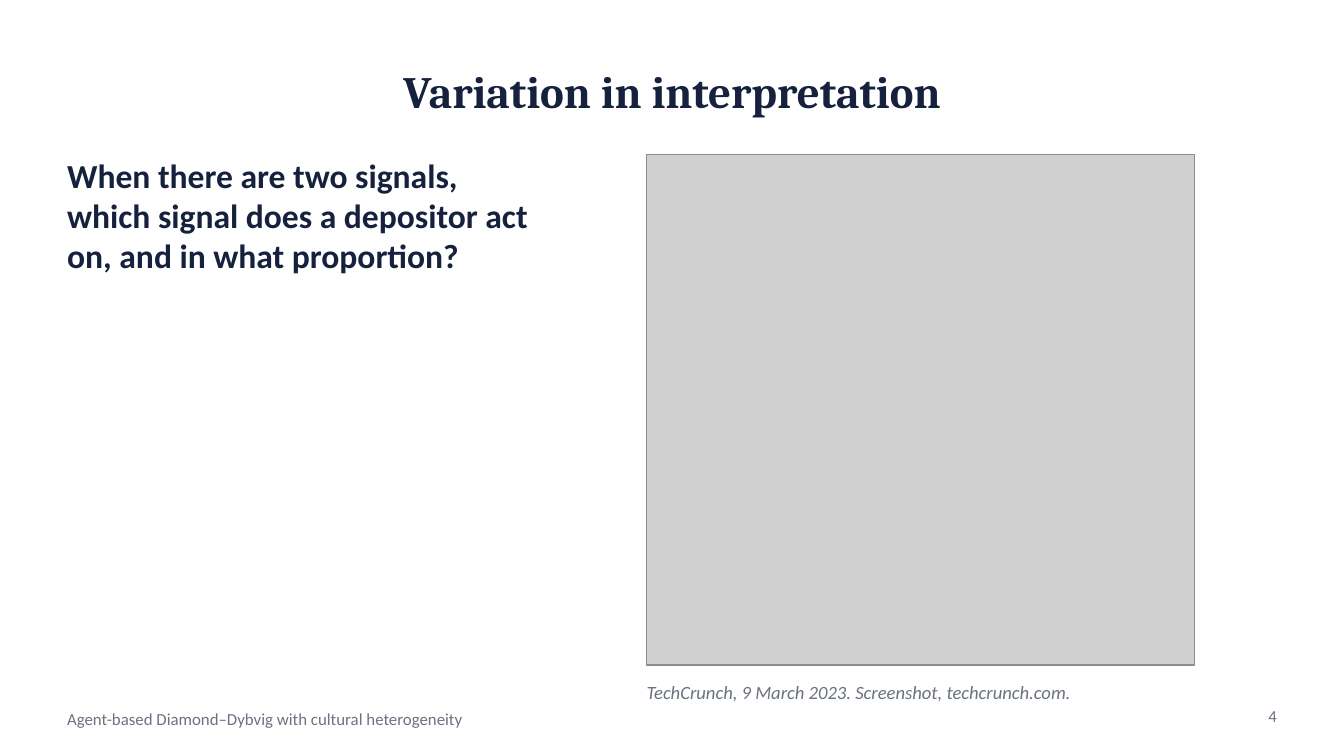
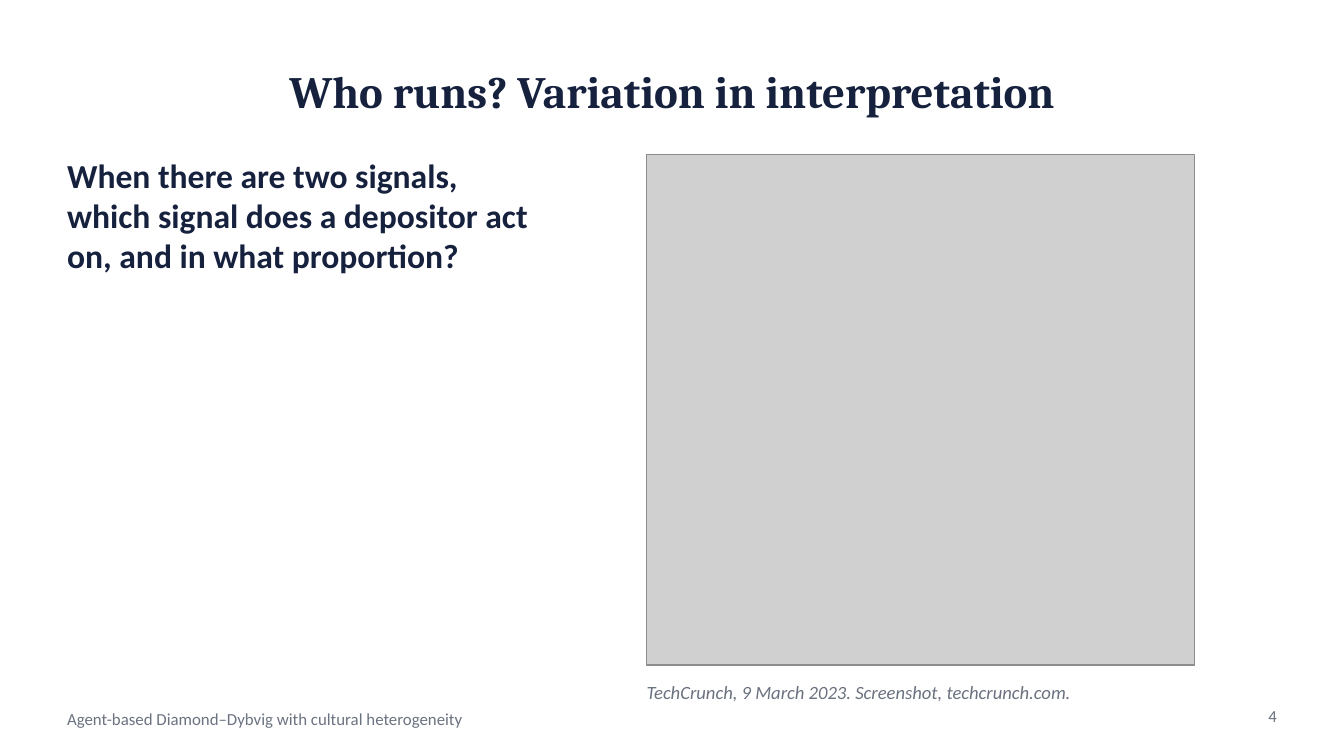
Before and after one commit to wlstover/BankRuns5, a slide deck: slide 4 of docs/deck_2026-10-26_seminar.pptx. Drawn at 1344x756 pixels with LibreOffice and Linux fonts; fonts in the diff are those of the drawing; grey boxes stand for pictures. Boxes give left, top, right and bottom in pixels: in the first picture for what was removed or moved away, otherwise in the second. Text is boxed around its words. In the diff, an @@ line names an element or a change of style, - is before the commit and + after.

```diff
--- a/docs/deck_2026-10-26_seminar.pptx
+++ b/docs/deck_2026-10-26_seminar.pptx
@@ title at (x1=289, y1=76, x2=1054, y2=118): text changed @@
-Variation in interpretation
+Who runs? Variation in interpretation
```
Also in this commit, not shown: 2 other files.
